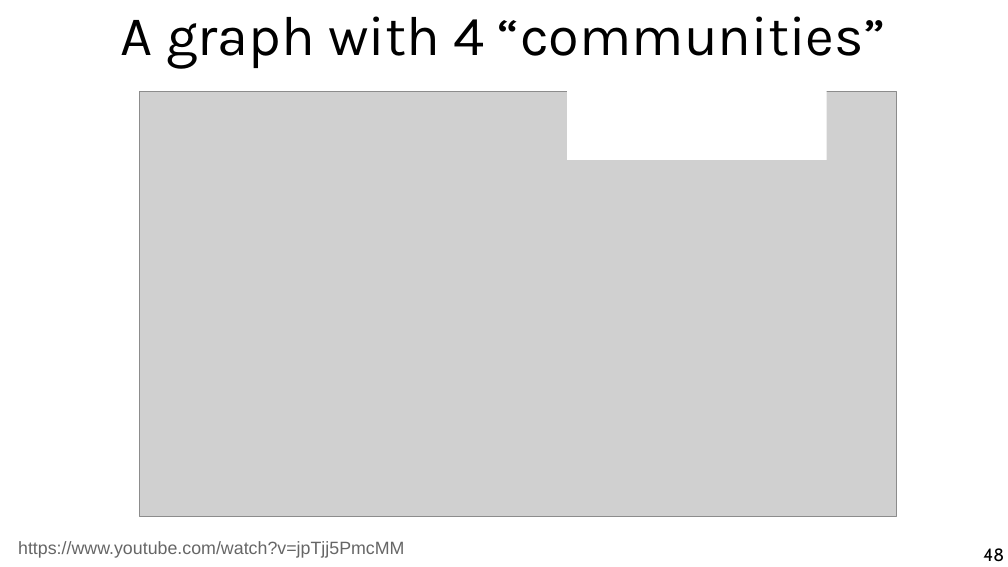
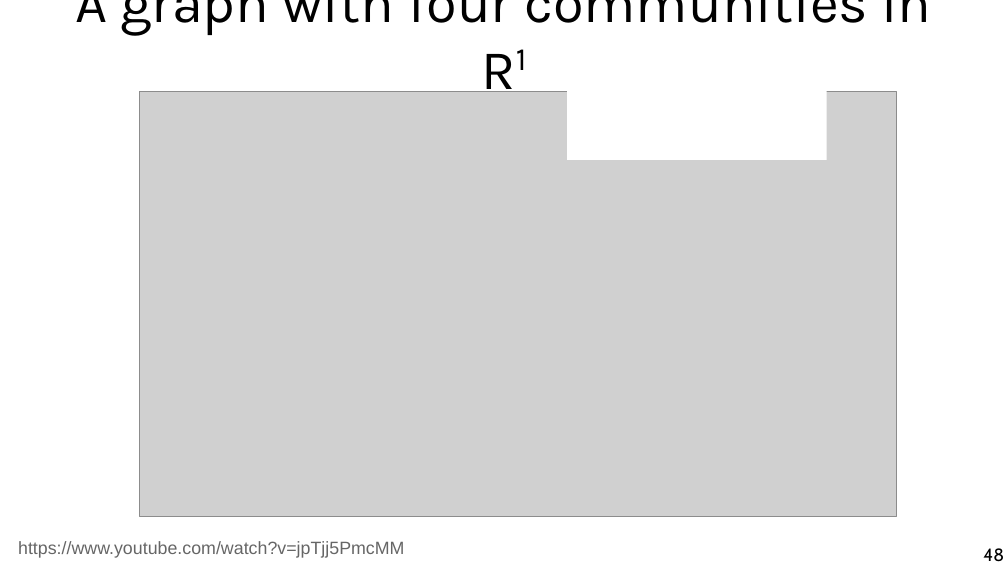
Before and after one commit to chatox/networks-science-course, a slide deck: slide 48 of theory/odp/tt22-spectral_graph_embedding.odp. Drawn at 1008x567 pixels with LibreOffice and Linux fonts; fonts in the diff are those of the drawing; grey boxes stand for pictures. Boxes give left, top, right and bottom in pixels: in the first picture for what was removed or moved away, otherwise in the second. Text is boxed around its words. In the diff, an @@ line names an element or a change of style, - is before the commit and + after.

```diff
--- a/theory/odp/tt22-spectral_graph_embedding.odp
+++ b/theory/odp/tt22-spectral_graph_embedding.odp
@@ title at box(75, 0, 931, 36): text changed @@
-A graph with 4 “communities”
+A graph with four communities in R1
```
Also in this commit, not shown: 27 other slides changed, 6 slides added, 1 slide removed, 2 other files.
